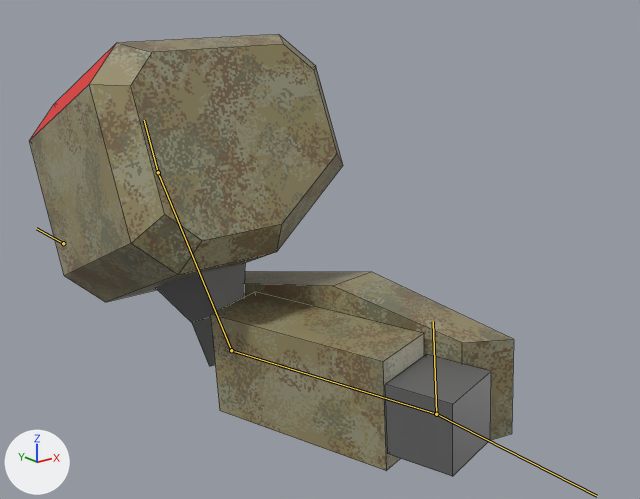
What one commit did to the Blender file resources/mechparts/arml/mech_arml10.blend.
Both versions are drawn from a 50 mm camera at (-0.59, -1.42, 0.349) aimed at (0.31, -0.296, -0.101). The axes (+X, +Y, +Z) are drawn at lower left. The lights are the same throughout. Both versions are drawn at frame 11 of the action 'shoot_in'; the numbers are the values there. The bones that bend it are drawn over the model as lines. Mesh edges are drawn as thin lines.

The first picture shows 'arm'.
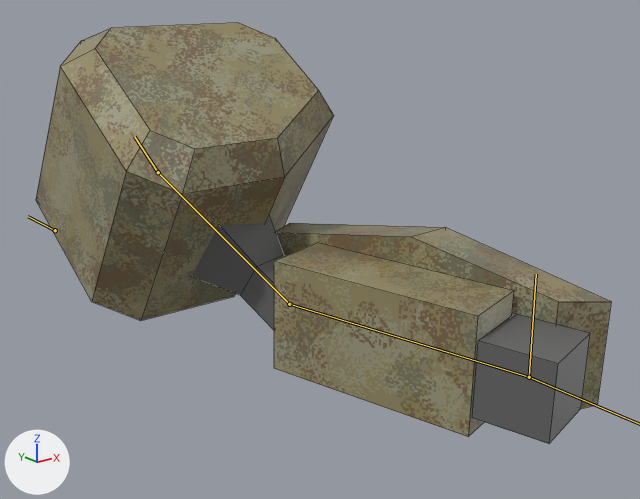
Changed parts and their boxes [x1, y1, x2, y2] in the pictures (640 x 499 px):
'arm', posed (19% wider): before [29, 34, 514, 476]; after [36, 23, 611, 444]
bone 'arm_ik_pole', root to tip: before (63, 243) to (36, 228); after (55, 230) to (28, 216)

The edits, one by one:
Bone 'arm_ik_pole' (bone_arm_ik_pole) moves from (-0.066, 0.0, 0.125) to (-0.083, 0.0, 0.156).
Bone 'arm_ik_target' (bone_arm_ik_target) moves from (-0.16, 0.561, 0.418) to (-0.2, 0.7, 0.521).
